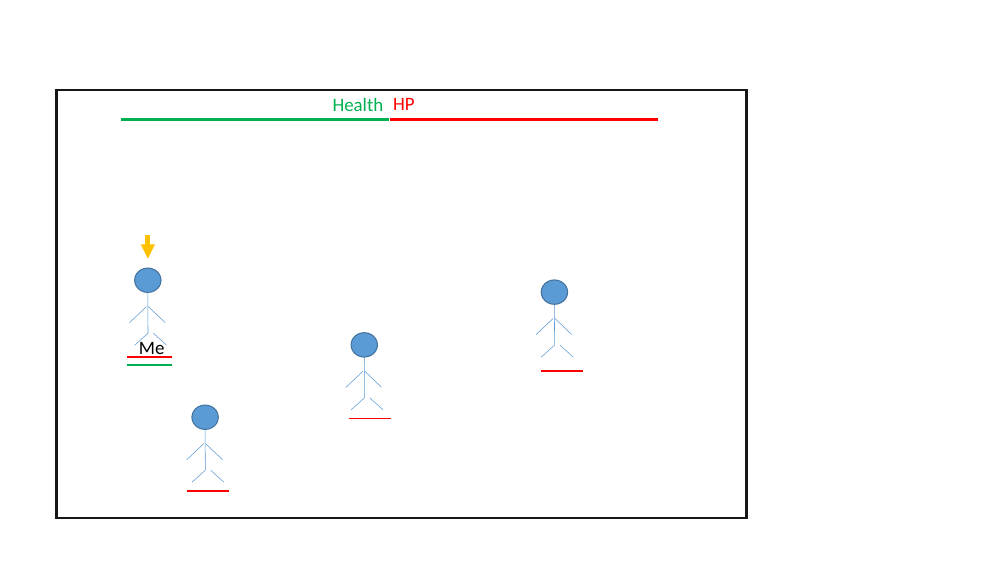
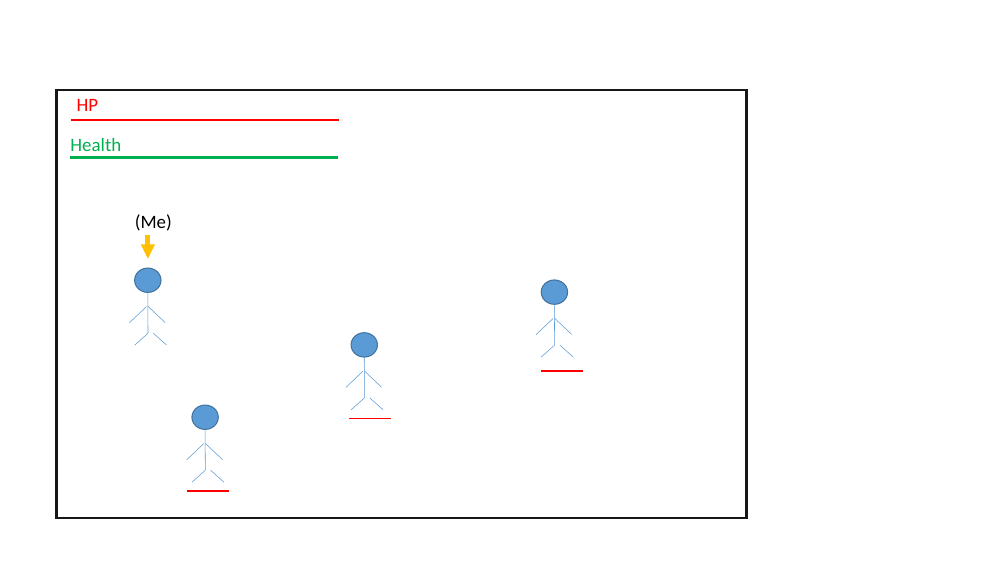
Before and after one commit to NotCrowdingOutRuoshi/Organ-Donation, a slide deck: slide 4 of Document/View.pptx. Drawn at 1008x567 pixels with LibreOffice and Linux fonts; fonts in the diff are those of the drawing. Boxes give left, top, right and bottom in pixels: in the first picture for what was removed or moved away, otherwise in the second. Text is boxed around its words. In the diff, an @@ line names an element or a change of style, - is before the commit and + after.

```diff
--- a/Document/View.pptx
+++ b/Document/View.pptx
@@ text "HP": place and size @@
-text "HP" at [393,98,415,110]
+text "HP" at [77,99,99,111]
@@ text "Health": place and size @@
-text "Health" at [333,98,384,111]
+text "Health" at [70,138,121,151]
@@ line moved from (391, 119) - (659, 119) to (71, 120) - (340, 120) @@
@@ line moved from (122, 119) - (389, 119) to (70, 158) - (338, 158) @@
@@ text at [135,214,172,231]: text changed @@
-Me
+(Me)
@@ line removed from (127, 357) to (172, 357) @@
@@ line removed from (127, 365) to (172, 365) @@
```
Also in this commit, not shown: 2 slides added, 7 other files.
